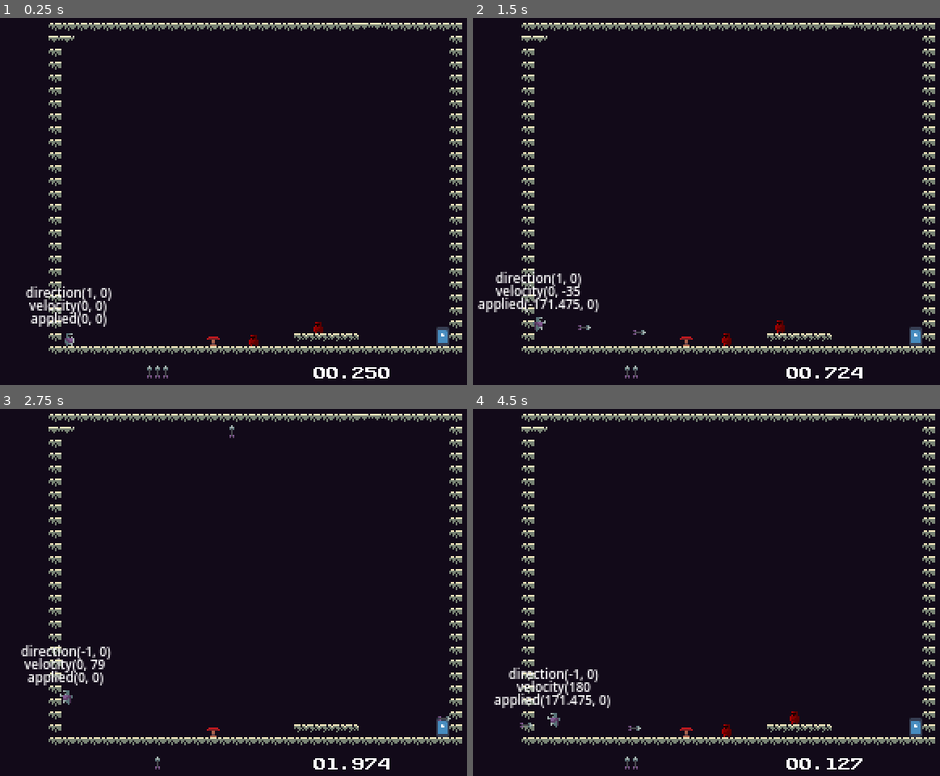
Above: before the commit, frames 1-4 (two rows, left to right).
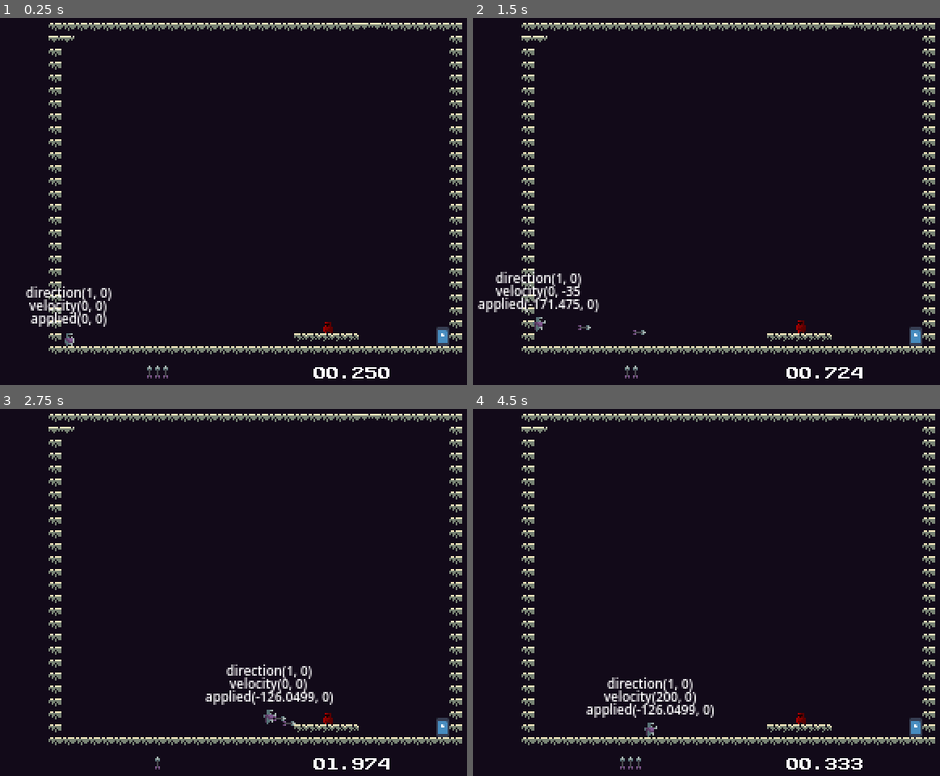
Above: after the commit, the same moments.

Repository: MadDevInc/Gladitta
Game: Godot game, scene res://ambiente_de_teste.tscn
Two runs of this game, one before a commit and one after it. Both use one fixed random seed, a clock stepped at 60 frames per second and the inputs below. The engine's default icon, where the game draws it, is replaced by a stand-in: a white triangle on a blue panel in a dark square.
Inputs (mouse positions are in pixels of both pictures, inside the frame that each line leads up to):
- Up to frame 1 (0.25 s): no input
- Up to frame 2 (1.5 s): move the mouse to (841, 172) at 0.52 s; hold , (shoot) 0.53-1.28 s; hold D (move_right) from 0.53 s (still down); click (841, 172) at 0.6 s; tap Space (jump) at 0.77, 1.07 s; move the mouse to (627, 208) at 1.27 s; tap , (shoot) at 1.35 s
- Up to frame 3 (2.75 s): tap Space (jump) at 1.52, 1.82, 2.3 s; tap Shift (dash_trigger, bound only after the commit) at 1.55, 2.1 s; move the mouse to (308, 497) at 2.02 s; release D (move_right) at 2.03 s; hold A (move_left) from 2.03 s (still down)
- Up to frame 4 (4.5 s): move the mouse to (701, 658) at 2.77 s; release A (move_left) at 2.78 s; hold D (move_right) 2.78-4.28 s; tap Space (jump) at 2.85, 3.02, 3.32, 3.77, 4.07 s; click (701, 658) at 3.05 s; move the mouse to (883, 640) at 3.52 s; hold , (shoot) 3.53-4.28 s; click (883, 640) at 3.6 s; tap R (reset) at 4.15 s; move the mouse to (571, 522) at 4.27 s; hold A (move_left) from 4.28 s (still down); tap , (shoot) at 4.35 s

The runs differ from the first frame. In frame 1, 0.2% of the frame differs, in the area x 44-72%, y 82-90%; in frame 2, 0.2%; in frame 3, 2.2%; in frame 4, 2.6%, in the area x 4-84%, y 70-99%.

Commit message:
Started Refactoring

Diff:
--- a/gladitta/Scenes/Characters/Enemy/WalkingEnemy/walking_enemy.gd
+++ b/gladitta/Scenes/Characters/Enemy/Enemy/enemy.gd
@@ -12,7 +12,6 @@
 var activate_walk = false
 
 func _physics_process(delta: float) -> void:
-	#print(velocity)
 	if not is_on_floor() and !flying:
 		velocity.y += GRAVITY * delta
 	elif is_on_floor():
@@ -47,21 +46,8 @@
 
 	move_and_slide()
 
-func _on_arrow_detector_body_entered(body: Node2D) -> void:
-	if body.is_in_group("Arrow"):
-		if body.velocity != Vector2.ZERO:
-			self.queue_free()
-
-func _on_arrow_detector_area_entered(area: Area2D) -> void:
-	if area.is_in_group("Sword"):
-		pass
-
 func switch_directions():
 	if direction == Directions.right:
 		direction = Directions.left
 	else:
 		direction = Directions.right
-
-func launch(dir):
-	velocity.y = dir.y * 200
-	velocity.x = dir.x * SPEED
--- a/gladitta/Scenes/Characters/Enemy/WalkingEnemy/walking_enemy.tscn
+++ b/gladitta/Scenes/Characters/Enemy/Enemy/enemy.tscn
@@ -1,33 +1,33 @@
-[gd_scene load_steps=12 format=3 uid="uid://c3tr7ovy3vgcw"]
+[gd_scene load_steps=11 format=3 uid="uid://c3tr7ovy3vgcw"]
 
-[ext_resource type="Texture2D" uid="uid://bst3ep1s6w1f" path="res://Scenes/Characters/Player/Textures/player.png" id="1_4q8mu"]
-[ext_resource type="Script" path="res://Scenes/Characters/Enemy/WalkingEnemy/walking_enemy.gd" id="1_ugokh"]
+[ext_resource type="Script" path="res://Scenes/Characters/Enemy/Enemy/enemy.gd" id="1_6offc"]
+[ext_resource type="Texture2D" uid="uid://bst3ep1s6w1f" path="res://Scenes/Characters/Player/Textures/player.png" id="2_0ef6u"]
 
 [sub_resource type="RectangleShape2D" id="RectangleShape2D_ppe5l"]
 size = Vector2(6, 10)
 
 [sub_resource type="AtlasTexture" id="AtlasTexture_yfvk8"]
-atlas = ExtResource("1_4q8mu")
+atlas = ExtResource("2_0ef6u")
 region = Rect2(0, 0, 8, 9)
 
 [sub_resource type="AtlasTexture" id="AtlasTexture_pruom"]
-atlas = ExtResource("1_4q8mu")
+atlas = ExtResource("2_0ef6u")
 region = Rect2(8, 0, 8, 9)
 
 [sub_resource type="AtlasTexture" id="AtlasTexture_kcrc3"]
-atlas = ExtResource("1_4q8mu")
+atlas = ExtResource("2_0ef6u")
 region = Rect2(32, 0, 8, 9)
 
 [sub_resource type="AtlasTexture" id="AtlasTexture_hsmut"]
-atlas = ExtResource("1_4q8mu")
+atlas = ExtResource("2_0ef6u")
 region = Rect2(40, 0, 8, 9)
 
 [sub_resource type="AtlasTexture" id="AtlasTexture_ne2lu"]
-atlas = ExtResource("1_4q8mu")
+atlas = ExtResource("2_0ef6u")
 region = Rect2(48, 0, 8, 9)
 
 [sub_resource type="AtlasTexture" id="AtlasTexture_611gd"]
-atlas = ExtResource("1_4q8mu")
+atlas = ExtResource("2_0ef6u")
 region = Rect2(24, 0, 8, 9)
 
 [sub_resource type="SpriteFrames" id="SpriteFrames_58nbo"]
@@ -61,11 +61,8 @@
 "speed": 10.0
 }]
 
-[sub_resource type="RectangleShape2D" id="RectangleShape2D_35430"]
-size = Vector2(8, 12)
-
 [node name="Enemy" type="CharacterBody2D" groups=["Enemy"]]
-script = ExtResource("1_ugokh")
+script = ExtResource("1_6offc")
 
 [node name="CollisionShape2D" type="CollisionShape2D" parent="."]
 shape = SubResource("RectangleShape2D_ppe5l")
@@ -75,13 +72,6 @@
 sprite_frames = SubResource("SpriteFrames_58nbo")
 animation = &"idle"
 autoplay = "idle"
-
-[node name="ArrowDetector" type="Area2D" parent="."]
-collision_layer = 3
-collision_mask = 3
-
-[node name="CollisionShape2D" type="CollisionShape2D" parent="ArrowDetector"]
-shape = SubResource("RectangleShape2D_35430")
 
 [node name="LSlopeDetector" type="RayCast2D" parent="."]
 position = Vector2(-2, 0)
@@ -98,6 +88,3 @@
 [node name="LWallDetector" type="RayCast2D" parent="."]
 position = Vector2(0, 5)
 target_position = Vector2(-6, 0)
-
-[connection signal="area_entered" from="ArrowDetector" to="." method="_on_arrow_detector_area_entered"]
-[connection signal="body_entered" from="ArrowDetector" to="." method="_on_arrow_detector_body_entered"]
--- a/gladitta/Scenes/Characters/Enemy/EnemySpawner/enemy_spawner.gd
+++ b/gladitta/Scenes/Characters/Enemy/EnemySpawner/enemy_spawner.gd
@@ -11,7 +11,7 @@
 
 var current_enemy = null
 
-var enemy_scene = load("res://Scenes/Characters/Enemy/WalkingEnemy/walking_enemy.tscn")
+var enemy_scene = load("res://Scenes/Characters/Enemy/Enemy/enemy.tscn")
 
 func _ready() -> void:
 	get_parent().get_parent().get_node("Player").death.connect(_on_player_death)
--- a/gladitta/Scenes/Characters/Enemy/EnemySpawner/enemy_spawner.tscn
+++ b/gladitta/Scenes/Characters/Enemy/EnemySpawner/enemy_spawner.tscn
@@ -1,7 +1,7 @@
 [gd_scene load_steps=3 format=3 uid="uid://cur55mkndr5k6"]
 
 [ext_resource type="Script" path="res://Scenes/Characters/Enemy/EnemySpawner/enemy_spawner.gd" id="1_1ftib"]
-[ext_resource type="PackedScene" uid="uid://c3tr7ovy3vgcw" path="res://Scenes/Characters/Enemy/WalkingEnemy/walking_enemy.tscn" id="2_au8r3"]
+[ext_resource type="PackedScene" uid="uid://c3tr7ovy3vgcw" path="res://Scenes/Characters/Enemy/Enemy/enemy.tscn" id="2_au8r3"]
 
 [node name="EnemySpawner" type="Node2D"]
 script = ExtResource("1_1ftib")
--- a/gladitta/Scenes/Characters/Player/Arrow/arrow.gd
+++ b/gladitta/Scenes/Characters/Player/Arrow/arrow.gd
@@ -11,18 +11,15 @@
 
 func set_direction(new_dir):
 	dir = new_dir
-	self.look_at(Vector2(global_position.x, global_position.y + dir.y))
+	self.look_at(global_position + dir)
 
-func _process(delta: float) -> void:
-	print(velocity)
-	velocity = dir * SPEED * delta
-	collision = move_and_collide(velocity)
-	if collision != null:
-		if collision.get_collider().is_in_group("Solid"):
-			#process_mode = PROCESS_MODE_DISABLED
-			velocity = Vector2.ZERO
-			#set_process(false)
+func _physics_process(delta: float) -> void:
+	if is_on_floor() or is_on_ceiling() or is_on_wall():
+		velocity = Vector2.ZERO
+	else:
+		velocity = dir * SPEED
+
+	move_and_slide()
 
 func launch(direction):
-	velocity = Vector2.ZERO
 	set_direction(direction)
--- a/gladitta/Scenes/Characters/Player/Arrow/arrow.tscn
+++ b/gladitta/Scenes/Characters/Player/Arrow/arrow.tscn
@@ -6,8 +6,7 @@
 [sub_resource type="RectangleShape2D" id="RectangleShape2D_4y2wk"]
 size = Vector2(6, 3)
 
-[node name="Arrow" type="CharacterBody2D" groups=["Arrow", "Solid"]]
-disable_mode = 1
+[node name="Arrow" type="CharacterBody2D"]
 script = ExtResource("1_u16h1")
 
 [node name="CollisionShape2D" type="CollisionShape2D" parent="."]
--- a/gladitta/Scenes/Characters/Player/player.gd
+++ b/gladitta/Scenes/Characters/Player/player.gd
@@ -18,6 +18,8 @@
 
 var arrow_scene = preload("res://Scenes/Characters/Player/Arrow/arrow.tscn")
 
+var dashing = false
+
 @export var max_arrows = 3
 
 @onready var initial_position = self.global_position
@@ -30,115 +32,109 @@
 	if Input.is_action_just_pressed("reset"):
 		kill()
 
-	if not is_on_floor():
-		velocity.y += GRAVITY * delta
+	if !dashing:
+		if Input.is_action_just_pressed("dash_trigger"):
+			dashing = true
+
+		if not is_on_floor():
+			velocity.y += GRAVITY * delta
+		else:
+			if jump_buffer > 0:
+				velocity.y = JUMP_FORCE
+				jump_buffer = 0
+
+			if velocity.x != 0.0:
+				$AnimatedSprite2D.play("run")
+			else:
+				$AnimatedSprite2D.play("idle")
+			applied_forces = Vector2.ZERO
+
+		if Input.is_action_just_pressed("jump"):
+			if is_on_floor():
+				velocity.y = JUMP_FORCE
+				jump_buffer = 0
+			else:
+				jump_buffer = MAX_JUMP_BUFFER
+
+		if jump_buffer > 0:
+			jump_buffer -= 1
+
+		if Input.is_action_just_pressed("attack"):
+			$Sword/AnimationPlayer.play("attack")
+
+		if Input.is_action_pressed("shoot") and arrow_count > 0:
+			Engine.time_scale = 0.05
+			$DirectionPivot.show()
+		if Input.is_action_just_released("shoot") and arrow_count > 0:
+			shoot_direction = direction
+			Engine.time_scale = 1.0
+			$DirectionPivot.hide()
+			instantiate_arrow()
+
+		if Input.is_action_pressed("move_right"):
+			move_sword("right")
+			direction = Vector2(1, 0)
+		elif Input.is_action_pressed("move_left"):
+			move_sword("left")
+			direction = Vector2(-1, 0)
+		elif !Input.is_action_pressed("shoot"):
+			if !$AnimatedSprite2D.flip_h:
+				direction = Vector2(1, 0)
+				move_sword("right")
+			else:
+				direction = Vector2(-1, 0)
+				move_sword("left")
+
+		if Input.is_action_pressed("move_right") and applied_forces.length() < 1.0:
+			velocity.x = MAX_velocity
+		elif Input.is_action_pressed("move_left") and applied_forces.length() < 1.0:
+			velocity.x = -MAX_velocity
+		else:
+			velocity.x = 0.0
+
+		if Input.is_action_pressed("move_down"):
+			move_sword("down")
+			direction = Vector2(0, 1)
+		elif Input.is_action_pressed("move_up"):
+			move_sword("up")
+			direction = Vector2(0, -1)
+
+		if Input.is_action_pressed("move_down") and Input.is_action_pressed("move_left"):
+			direction = Vector2(-1, 1)
+		elif Input.is_action_pressed("move_down") and Input.is_action_pressed("move_right"):
+			direction = Vector2(1, 1)
+		elif Input.is_action_pressed("move_up") and Input.is_action_pressed("move_left"):
+			direction = Vector2(-1, -1)
+		elif Input.is_action_pressed("move_up") and Input.is_action_pressed("move_right"):
+			direction = Vector2(1, -1)
+
+		if direction.x == 1:
+			$AnimatedSprite2D.flip_h = false
+		elif direction.x == -1:
+			$AnimatedSprite2D.flip_h = true
+
+		$DirectionPivot.rotation_degrees = rad_to_deg(direction.angle())
+
+		if not is_on_floor():
+			$AnimatedSprite2D.play("jump")
+
+		velocity += applied_forces
+		applied_forces = lerp(applied_forces, Vector2.ZERO, 0.05)
 	else:
-		if jump_buffer > 0:
-			velocity.y = JUMP_FORCE
-			jump_buffer = 0
-
-		if velocity.x != 0.0:
-			$AnimatedSprite2D.play("run")
-		else:
-			$AnimatedSprite2D.play("idle")
-		applied_forces = Vector2.ZERO
-
-	if Input.is_action_just_pressed("jump"):
-		if is_on_floor():
-			velocity.y = JUMP_FORCE
-			jump_buffer = 0
-		else:
-			jump_buffer = MAX_JUMP_BUFFER
-
-	if jump_buffer > 0:
-		jump_buffer -= 1
-
-	if Input.is_action_just_pressed("attack"):
-		$Sword/AnimationPlayer.play("attack")
-
-	if Input.is_action_pressed("shoot") and arrow_count > 0:
-		Engine.time_scale = 0.05
-		$DirectionPivot.show()
-	if Input.is_action_just_released("shoot") and arrow_count > 0:
-		shoot_direction = direction
-		Engine.time_scale = 1.0
-		$DirectionPivot.hide()
-		instantiate_arrow()
-
-	if Input.is_action_pressed("move_right"):
-		move_sword("right")
-		direction = Vector2(1, 0)
-	elif Input.is_action_pressed("move_left"):
-		move_sword("left")
-		direction = Vector2(-1, 0)
-	else:
-		if !$AnimatedSprite2D.flip_h:
-			direction = Vector2(1, 0)
-			move_sword("right")
-		else:
-			direction = Vector2(-1, 0)
-			move_sword("left")
-
-	if Input.is_action_pressed("move_right") and applied_forces.length() < 1.0:
-		velocity.x = MAX_velocity
-	elif Input.is_action_pressed("move_left") and applied_forces.length() < 1.0:
-		velocity.x = -MAX_velocity
-	else:
-		velocity.x = 0.0
-
-	if Input.is_action_pressed("move_down"):
-		move_sword("down")
-		direction = Vector2(0, 1)
-	elif Input.is_action_pressed("move_up"):
-		move_sword("up")
-		direction = Vector2(0, -1)
-
-	if Input.is_action_pressed("move_down") and Input.is_action_pressed("move_left"):
-		direction = Vector2(-1, 1)
-	elif Input.is_action_pressed("move_down") and Input.is_action_pressed("move_right"):
-		direction = Vector2(1, 1)
-	elif Input.is_action_pressed("move_up") and Input.is_action_pressed("move_left"):
-		direction = Vector2(-1, -1)
-	elif Input.is_action_pressed("move_up") and Input.is_action_pressed("move_right"):
-		direction = Vector2(1, -1)
-
-	if direction.x == 1:
-		$AnimatedSprite2D.flip_h = false
-	elif direction.x == -1:
-		$AnimatedSprite2D.flip_h = true
-
-	$DirectionPivot.rotation_degrees = rad_to_deg(direction.angle())
-
-	if not is_on_floor():
-		$AnimatedSprite2D.play("jump")
-
-	velocity += applied_forces
-	applied_forces = lerp(applied_forces, Vector2.ZERO, 0.05)
+		velocity = direction * 200
 
 	move_and_slide()
 
-func _on_detection_body_entered(body: Node2D) -> void:
-	if body.is_in_group("Enemy"):
-		kill()
-	if body.is_in_group("Arrow"):
-		if body.velocity == Vector2.ZERO:
-			arrow_count += 1
-			body.queue_free()
-
-func knockback(dir):
+func launch(dir):
 	velocity.y = dir.y * -250
 	applied_forces.x = dir.x * -200
-
-func launch(dir):
-	velocity.y = dir.y * 300
-	applied_forces.x = dir.x * 250
 
 func _on_sword_body_entered(body: Node2D) -> void:
 	if body != self:
 		if $Sword.position.y == 0 and !is_on_floor():
-			knockback(Vector2($Sword.position.x/8, 0.25))
+			launch(Vector2($Sword.position.x/8, 0.25))
 		else:
-			knockback($Sword.position/8)
+			launch($Sword.position/8)
 
 func move_sword(new_direction):
 	if $Sword/AnimationPlayer.is_playing():
@@ -178,11 +174,11 @@
 	arrow_instance.global_position = $DirectionPivot/Bow.global_position
 
 	if shoot_direction.y == 0.0:
-		knockback(Vector2(shoot_direction.x, 0.25))
+		launch(Vector2(shoot_direction.x, 0.25))
 	elif shoot_direction.y == 1 and shoot_direction.x == 0:
-		knockback(shoot_direction * 0.85)
+		launch(shoot_direction * 0.85)
 	else:
-		knockback(shoot_direction * 0.75)
+		launch(shoot_direction * 0.75)
 
 func kill():
 	self.global_position = initial_position
--- a/gladitta/Scenes/Characters/Player/player.tscn
+++ b/gladitta/Scenes/Characters/Player/player.tscn
@@ -156,10 +156,7 @@
 "speed": 12.0
 }]
 
-[sub_resource type="RectangleShape2D" id="RectangleShape2D_3dtuv"]
-size = Vector2(6.5, 10.5)
-
-[node name="Player" type="CharacterBody2D" groups=["Player", "Solid"]]
+[node name="Player" type="CharacterBody2D" groups=["Player"]]
 script = ExtResource("1_1cf6x")
 
 [node name="CollisionShape2D" type="CollisionShape2D" parent="."]
@@ -170,7 +167,7 @@
 animation = &"idle"
 autoplay = "idle"
 
-[node name="Sword" type="Area2D" parent="." groups=["Sword"]]
+[node name="Sword" type="Area2D" parent="."]
 position = Vector2(8, 0)
 
 [node name="CollisionShape2D" type="CollisionShape2D" parent="Sword"]
@@ -213,10 +210,4 @@
 horizontal_alignment = 1
 vertical_alignment = 1
 
-[node name="Detection" type="Area2D" parent="."]
-
-[node name="CollisionShape2D" type="CollisionShape2D" parent="Detection"]
-shape = SubResource("RectangleShape2D_3dtuv")
-
 [connection signal="body_entered" from="Sword" to="." method="_on_sword_body_entered"]
-[connection signal="body_entered" from="Detection" to="." method="_on_detection_body_entered"]
--- a/gladitta/Scenes/Levels/LevelEnding/level_ending.gd
+++ b/gladitta/Scenes/Levels/LevelEnding/level_ending.gd
@@ -4,7 +4,7 @@
 
 @export var locked = true
 
-var reset_lock = locked
+@onready var reset_lock = locked
 
 var is_player_inside = false
 
--- a/gladitta/Scenes/Levels/Template/level_template.tscn
+++ b/gladitta/Scenes/Levels/Template/level_template.tscn
@@ -61,5 +61,9 @@
 offset_right = 320.0
 offset_bottom = 240.0
 
+[node name="Label" type="Label" parent="."]
+offset_right = 40.0
+offset_bottom = 23.0
+
 [connection signal="level_finished" from="LevelEnding" to="." method="_on_level_ending_level_finished"]
 [connection signal="death" from="Player" to="." method="_on_player_death"]
--- a/gladitta/Scenes/TileMaps/World/world_tile_map.tscn
+++ b/gladitta/Scenes/TileMaps/World/world_tile_map.tscn
@@ -121,5 +121,5 @@
 physics_layer_0/collision_mask = 3
 sources/0 = SubResource("TileSetAtlasSource_73pfq")
 
-[node name="WorldTileMap" type="TileMapLayer" groups=["Solid"]]
+[node name="WorldTileMap" type="TileMapLayer"]
 tile_set = SubResource("TileSet_ucexk")
--- a/gladitta/Scenes/World/Spring/spring.gd
+++ /dev/null
@@ -1,6 +0,0 @@
-extends Area2D
-
-func _on_body_entered(body: Node2D) -> void:
-	if body.is_in_group("Arrow") or body.is_in_group("Player"):
-		body.launch(Vector2(0, -1))
-		$AnimatedSprite2D.play("launch")
--- a/gladitta/Scenes/World/Spring/spring.tscn
+++ /dev/null
@@ -1,43 +0,0 @@
-[gd_scene load_steps=7 format=3 uid="uid://cctoxsupqu7tp"]
-
-[ext_resource type="Texture2D" uid="uid://c1hncxv671b1u" path="res://Scenes/World/Spring/Textures/trampolim.png" id="1_ah8kh"]
-[ext_resource type="Script" path="res://Scenes/World/Spring/spring.gd" id="1_ea6b8"]
-
-[sub_resource type="AtlasTexture" id="AtlasTexture_x4cgl"]
-atlas = ExtResource("1_ah8kh")
-region = Rect2(24, 0, 8, 8)
-
-[sub_resource type="AtlasTexture" id="AtlasTexture_du26l"]
-atlas = ExtResource("1_ah8kh")
-region = Rect2(32, 0, 8, 8)
-
-[sub_resource type="SpriteFrames" id="SpriteFrames_n7n7d"]
-animations = [{
-"frames": [{
-"duration": 1.0,
-"texture": SubResource("AtlasTexture_x4cgl")
-}, {
-"duration": 1.0,
-"texture": SubResource("AtlasTexture_du26l")
-}],
-"loop": false,
-"name": &"launch",
-"speed": 15.0
-}]
-
-[sub_resource type="RectangleShape2D" id="RectangleShape2D_810ku"]
-size = Vector2(8, 8)
-
-[node name="Spring" type="Area2D" groups=["Solid"]]
-script = ExtResource("1_ea6b8")
-
-[node name="AnimatedSprite2D" type="AnimatedSprite2D" parent="."]
-sprite_frames = SubResource("SpriteFrames_n7n7d")
-animation = &"launch"
-frame = 1
-frame_progress = 1.0
-
-[node name="CollisionShape2D" type="CollisionShape2D" parent="."]
-shape = SubResource("RectangleShape2D_810ku")
-
-[connection signal="body_entered" from="." to="." method="_on_body_entered"]
--- a/gladitta/ambiente_de_teste.tscn
+++ b/gladitta/ambiente_de_teste.tscn
@@ -1,7 +1,6 @@
-[gd_scene load_steps=4 format=4 uid="uid://cntumncfy3npw"]
+[gd_scene load_steps=3 format=4 uid="uid://cntumncfy3npw"]
 
 [ext_resource type="PackedScene" uid="uid://c3wi3k4u6gdm7" path="res://Scenes/Levels/Template/level_template.tscn" id="1_5ohy6"]
-[ext_resource type="PackedScene" uid="uid://cctoxsupqu7tp" path="res://Scenes/World/Spring/spring.tscn" id="3_20uff"]
 [ext_resource type="PackedScene" uid="uid://cur55mkndr5k6" path="res://Scenes/Characters/Enemy/EnemySpawner/enemy_spawner.tscn" id="3_ona6a"]
 
 [node name="AmbienteDeTeste" instance=ExtResource("1_5ohy6")]
@@ -10,12 +9,4 @@
 tile_map_data = PackedByteArray("AAAEAAUAAAADAAQAAAAEAAYAAAADAAQAAAAEAAcAAAADAAQAAAAEAAgAAAADAAQAAAAEAAkAAAADAAQAAAAEAA …(1808 unchanged characters)…
 
 [node name="EnemySpawner" parent="Enemies" index="0" instance=ExtResource("3_ona6a")]
-position = Vector2(159, 207)
-
-[node name="EnemySpawner2" parent="Enemies" index="1" instance=ExtResource("3_ona6a")]
-position = Vector2(203, 199)
-moving = true
-direction = -1
-
-[node name="Spring" parent="." index="7" instance=ExtResource("3_20uff")]
-position = Vector2(134, 212)
+position = Vector2(205, 200)
--- a/gladitta/project.godot
+++ b/gladitta/project.godot
@@ -26,11 +26,7 @@
 
 [global_group]
 
-Sword=""
 Player=""
-Enemy=""
-Solid=""
-Arrow=""
 
 [input]
 
@@ -82,9 +78,10 @@
 , Object(InputEventMouseButton,"resource_local_to_scene":false,"resource_name":"","device":-1,"window_id":0,"alt_presse …(249 unchanged characters)…
 ]
 }
-power={
+dash_trigger={
 "deadzone": 0.5,
-"events": [Object(InputEventJoypadButton,"resource_local_to_scene":false,"resource_name":"","device":-1,"button_index":3,"pressure":0.0,"pressed":true,"script":null)
+"events": [Object(InputEventJoypadMotion,"resource_local_to_scene":false,"resource_name":"","device":-1,"axis":5,"axis_value":1.0,"script":null)
+, Object(InputEventKey,"resource_local_to_scene":false,"resource_name":"","device":-1,"window_id":0,"alt_pressed":false,"shift_pressed":false,"ctrl_pressed":false,"meta_pressed":false,"pressed":false,"keycode":0,"physical_keycode":4194325,"key_label":0,"unicode":0,"location":0,"echo":false,"script":null)
 ]
 }
 reset={
Not shown: 1 places in gladitta/Scenes/Characters/Player/player.tscn that only renumber resources
Binary file removed: gladitta/Scenes/World/Spring/Textures/trampolim.png
Not shown, removed: gladitta/Scenes/World/Spring/Textures/trampolim.png.import
